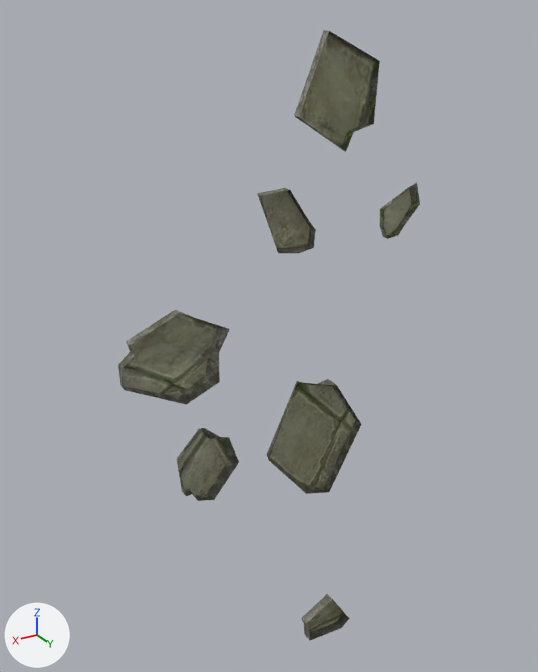
Before and after pictures for a commit that changed the OBJ model sceneobjs/jingling_02/jingling_02_building_06c.obj.
One viewpoint serves both versions: a 50 mm camera at (754.0, 1202.0, 763.0) aimed at (-9.0, -69.0, 127.0). The axes (+X, +Y, +Z) are drawn at lower left. The lights are the same throughout. Where no turn or scale is listed for an object, it has been applied to the vertices. Vertices at the same position are counted once.

In view in the first picture: 'jingling_02_building_06c'.
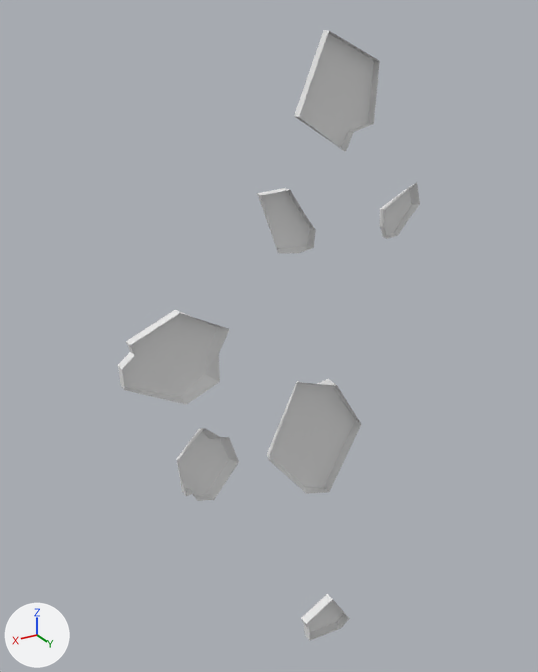
The change, as a diff of the scene's bpy script:
```diff
--- a/sceneobjs/jingling_02/jingling_02_building_06c.obj.py
+++ b/sceneobjs/jingling_02/jingling_02_building_06c.obj.py
@@ mat_material_1_1 @@
+mat_material_1_1 = principled_material('material_1')
+mat_material_1_1.base_color = (0.8, 0.8, 0.8)  # white #e7e7e7
+mat_material_1_1.roughness = 1.0
@@ mat_material_2_1 @@
+mat_material_2_1 = principled_material('material_2')
+mat_material_2_1.base_color = (0.8, 0.8, 0.8)  # white #e7e7e7
+mat_material_2_1.roughness = 1.0
@@ me_jingling_02_building_06c @@
 me_jingling_02_building_06c.from_pydata(...)  # 103 vertices, 141 faces; spans x -348.0..348.0, y -26.0..0.0, z -731.0..738.0
 # used by ob_jingling_02_building_06c; location = (0.0, 0.0, 0.0)
+# me_jingling_02_building_06c part 1: all 104 faces that had it switch from mat_material_2 (picture img_jingling_02_building_01_02_png) to mat_material_2_1 (white #e7e7e7)
+# me_jingling_02_building_06c part 2: all 37 faces that had it switch from mat_material_1 (picture img_jingling_02_building_01_01_png) to mat_material_1_1 (white #e7e7e7)
```

Pixel boxes [x1, y1, x2, y2] of what changed, in the pictures (538 x 672 px):
part 1 of me_jingling_02_building_06c, recoloured
    both: [118, 30, 420, 641]
part 2 of me_jingling_02_building_06c, recoloured (yellow to grey)
    both: [122, 33, 412, 633]
